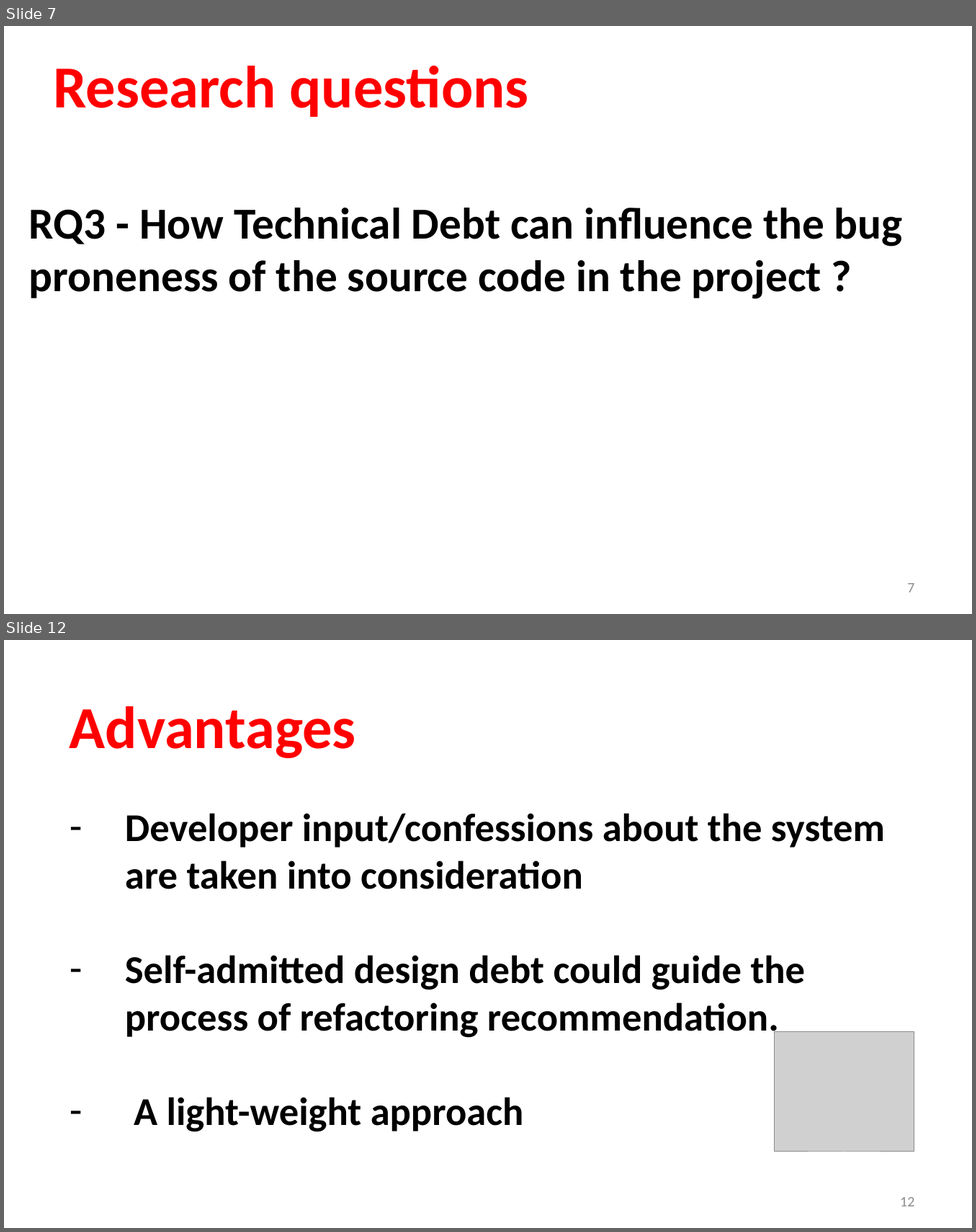
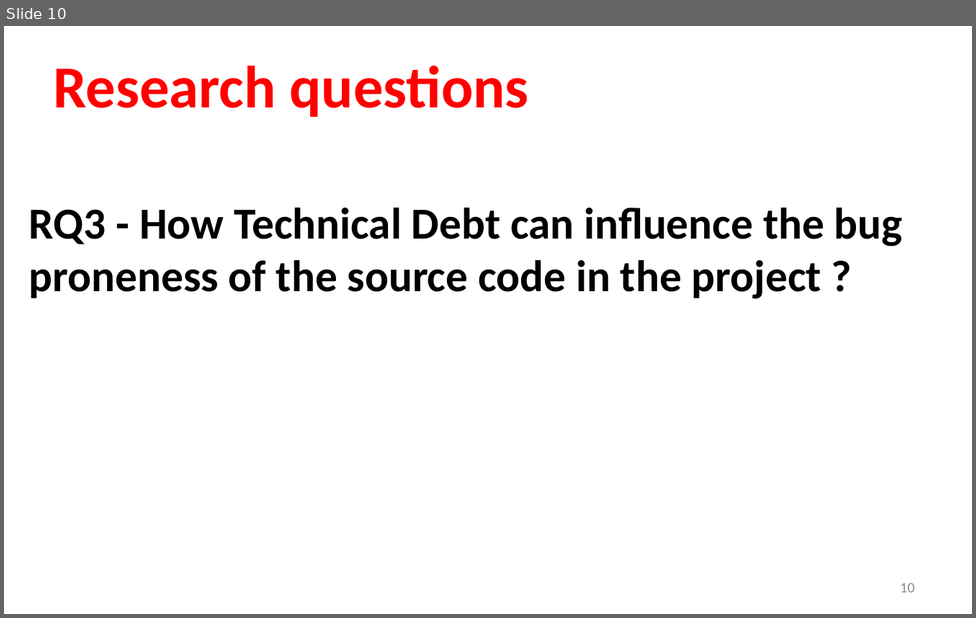
Before and after one commit to sshishe/js-evolution, a slide deck: presentation.pptx. Shown one above the other, each under a label of ours: slides 7 and 12 before the commit, slide 10 after it; the slides between them are not shown. The pictures are 976x1232 and 976x618 pixels, drawn with LibreOffice and Linux fonts; fonts in the diff are those of the drawing; grey boxes stand for pictures. Boxes give left, top, right and bottom in pixels: in the first picture for what was removed or moved away, otherwise in the second. Text is boxed around its words. In the diff, an @@ line names an element or a change of style, - is before the commit and + after.

```diff
--- a/presentation.pptx
+++ b/presentation.pptx
@@ slide 12 removed at (x1=4, y1=640, x2=972, y2=1228), background #FFFFFF @@
@@ title removed at (x1=70, y1=706, x2=356, y2=758) @@
-Advantages
@@ text removed at (x1=125, y1=813, x2=885, y2=1132) @@
-– Developer input/confessions about the system are taken into consideration
-– Self-admitted design debt could guide the process of refactoring recommendation.
-– A light-weight approach
@@ picture removed at (x1=774, y1=1032, x2=914, y2=1151) @@
@@ page number removed at (x1=900, y1=1197, x2=914, y2=1206) @@
-12
@@ what was slide 7 is now slide 10 @@
@@ page number at (x1=900, y1=583, x2=914, y2=592): text changed @@
-7
+10
```
Also in this commit, not shown: 1 slide changed, 4 slides added, 3 other slides removed.
